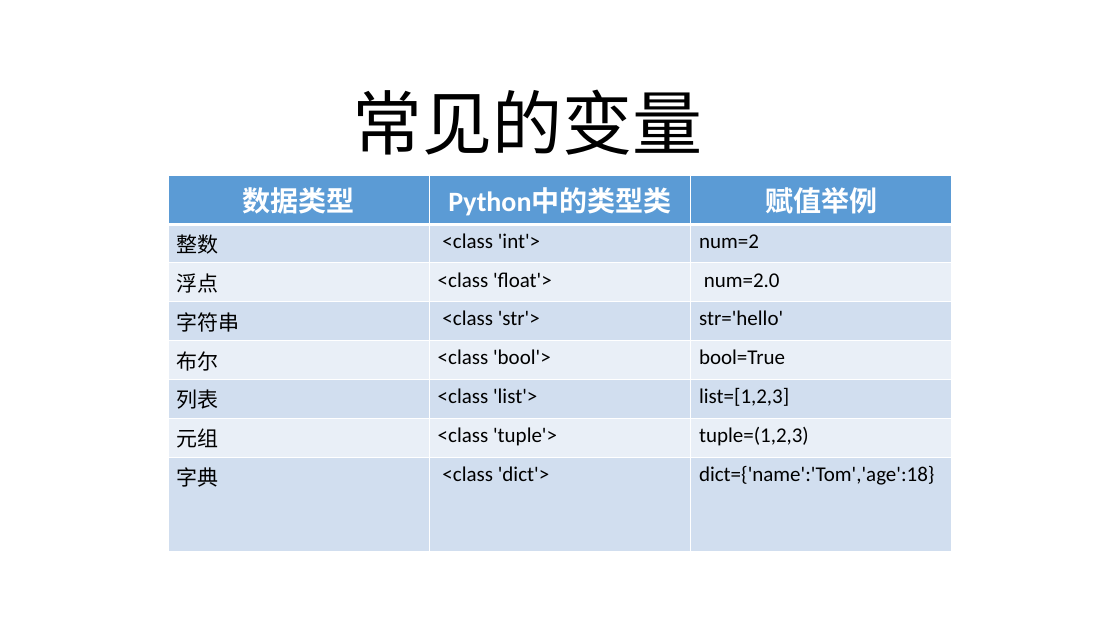
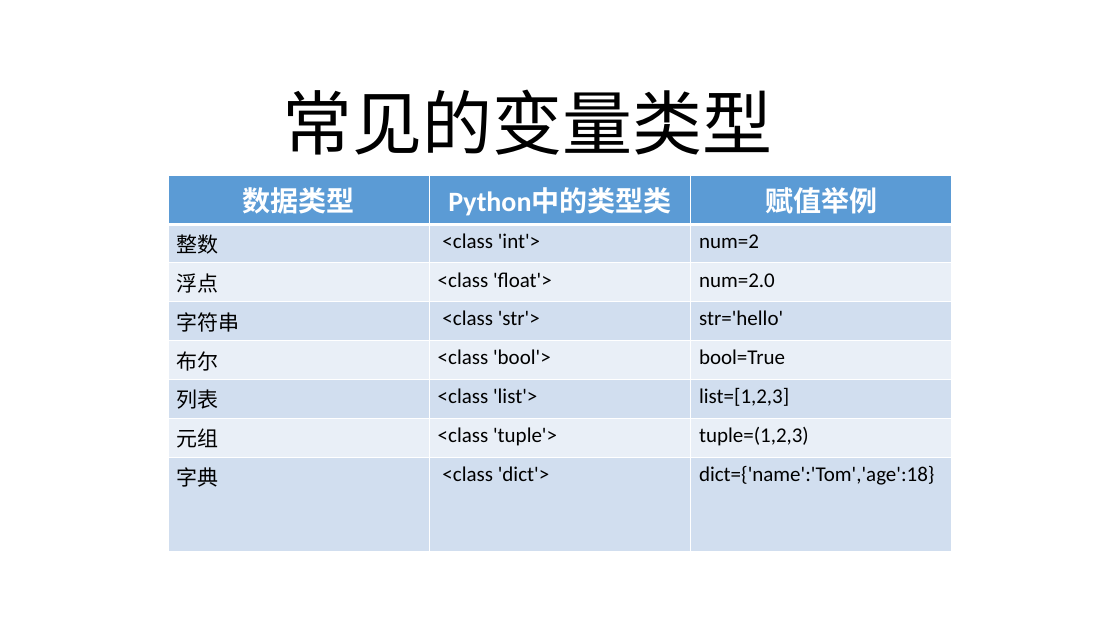
Before and after one commit to macroxu/young-python-learning, a slide deck: slide 2 of videoLessonPlan/ppt/2 常见变量类型和赋值.pptx. Drawn at 1120x630 pixels with LibreOffice and Linux fonts; fonts in the diff are those of the drawing; background and template pictures are left out. Boxes give left, top, right and bottom in pixels: in the first picture for what was removed or moved away, otherwise in the second. Text is boxed around its words. In the diff, an @@ line names an element or a change of style, - is before the commit and + after.

```diff
--- a/videoLessonPlan/ppt/2 常见变量类型和赋值.pptx
+++ b/videoLessonPlan/ppt/2 常见变量类型和赋值.pptx
@@ title at (x1=282, y1=89, x2=772, y2=155): text changed @@
-常见的变量
+常见的变量类型
```
Also in this commit, not shown: 1 other slide changed, 12 other files.
